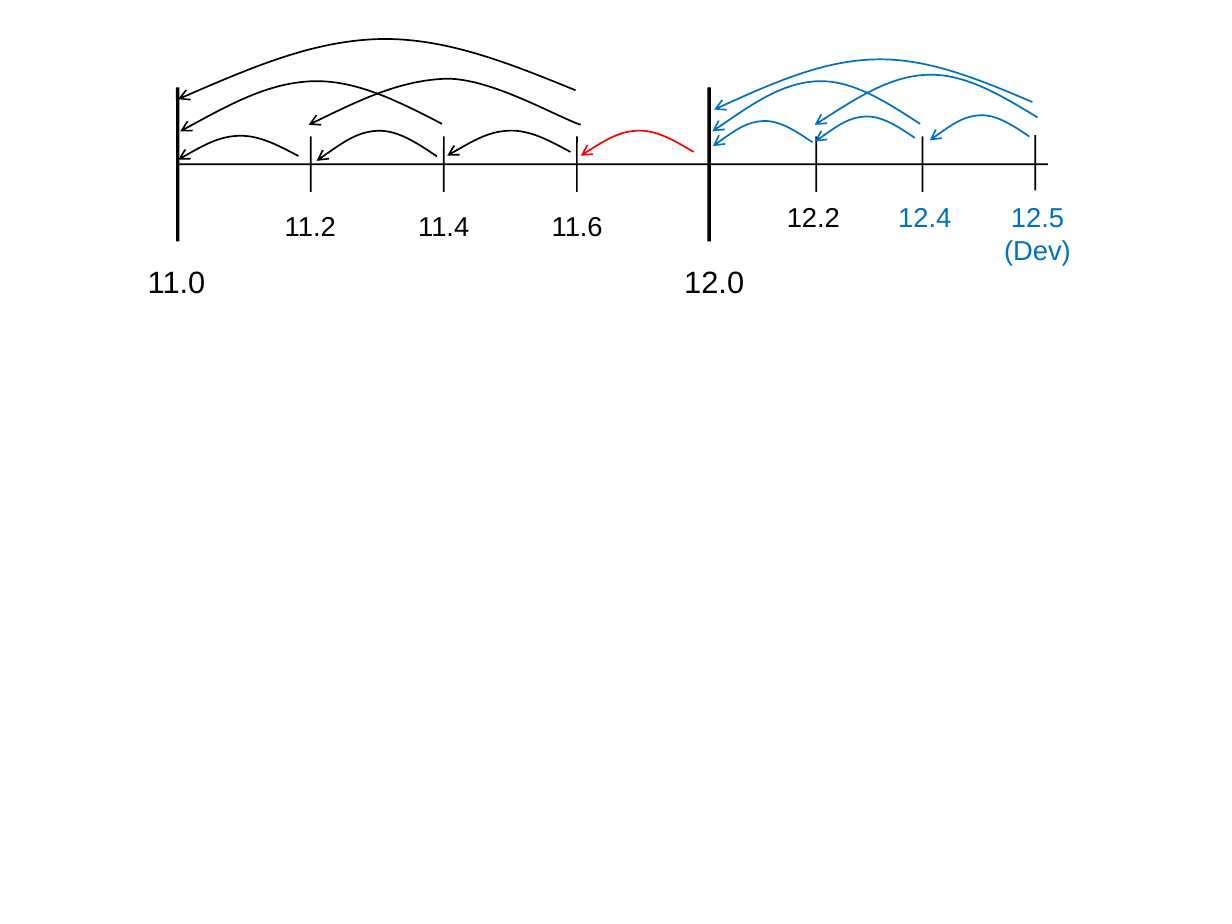
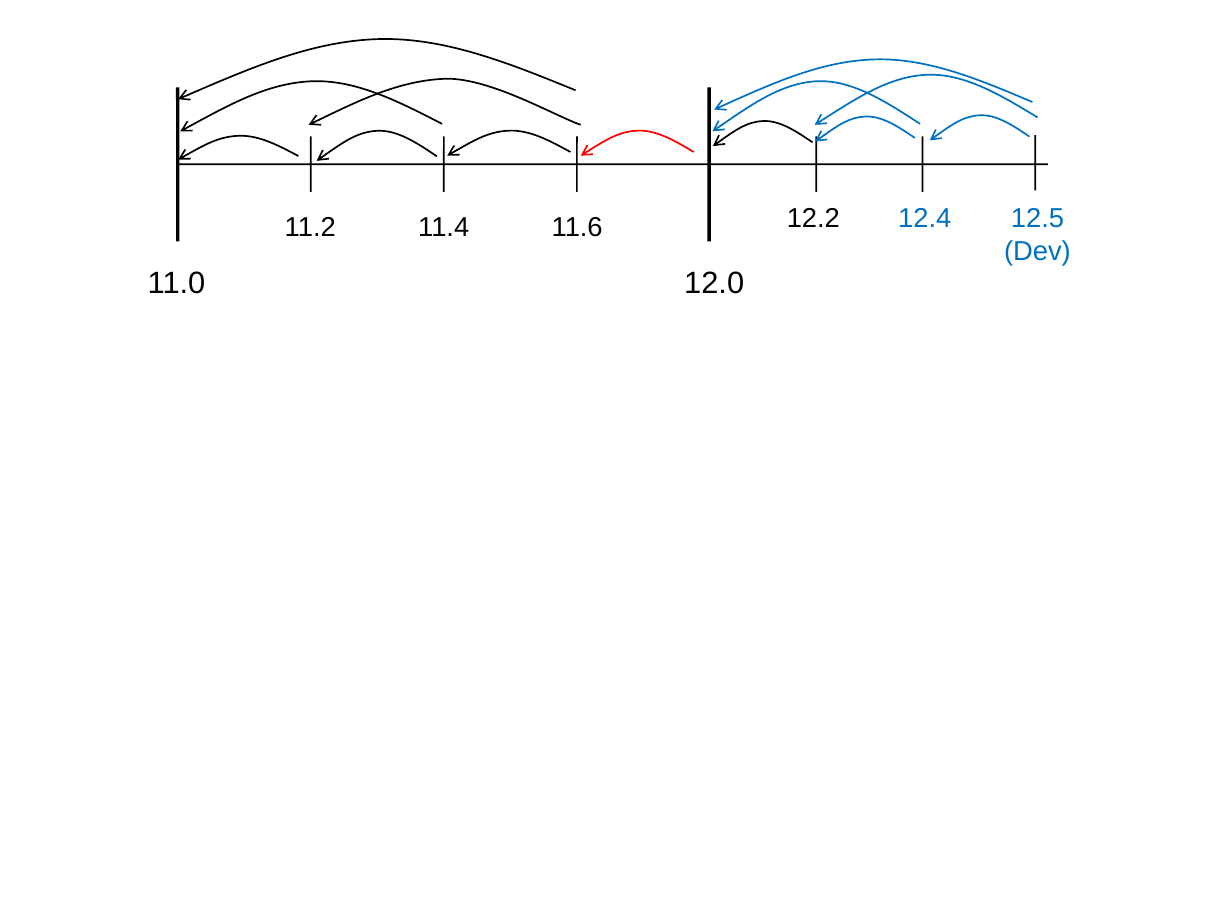
Before and after one commit to GTkorvo/nnti, a slide deck: slide 1 of doc/TrilinosLifecycleModel2/BackwardCompatibilityTimeline.ppt. Drawn at 1232x924 pixels with LibreOffice and Linux fonts; fonts in the diff are those of the drawing. Boxes give left, top, right and bottom in pixels: in the first picture for what was removed or moved away, otherwise in the second. Text is boxed around its words. In the diff, an @@ line names an element or a change of style, - is before the commit and + after.

```diff
--- a/doc/TrilinosLifecycleModel2/BackwardCompatibilityTimeline.ppt
+++ b/doc/TrilinosLifecycleModel2/BackwardCompatibilityTimeline.ppt
@@ freeform shape at bbox=[713, 121, 813, 147]: outline #0070C0 0.99 pt to #000000 0.99 pt @@
```
Also in this commit, not shown: 12 other files.
